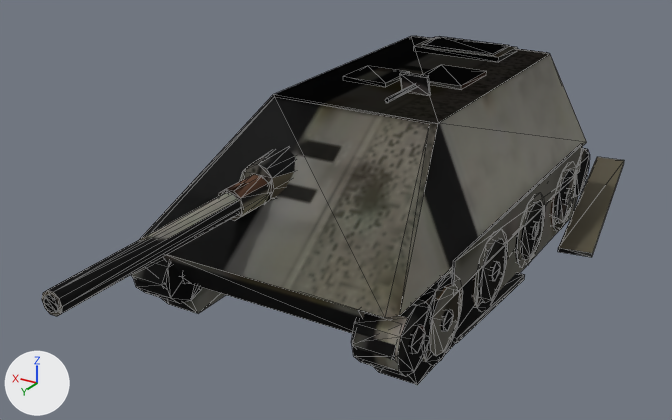
A saved change to the glTF model public/models/hetzer_winter.glb.
Both versions are drawn from a camera (50 mm lens) standing at (-4.02, 7.79, 4.28) and looking at (0.41, 0.41, 0.59). The lights are fixed; the arrows at lower left show +X, +Y and +Z. The picture after the commit comes second. Mesh edges are drawn as thin lines. Vertices at exactly the same position are counted once.

Names of what the first picture shows: 'hull_ok', 'hull_trackL', 'hull_trackR'.
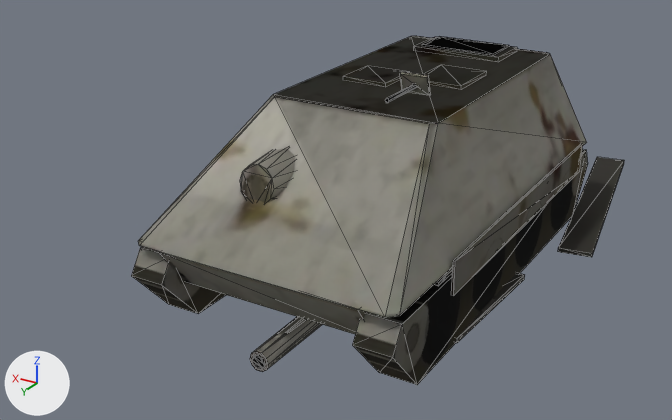
The change, as JSON lines over the scene's bpy script:
```json
{"op": "add", "block": "img_gun_trackr", "code": ["img_gun_trackr = load_image('gun_trackR', '_unpacked/gun_trackR', 1024, 1024, 'sRGB')"]}
{"op": "add", "block": "mat_gun_trackr", "code": ["mat_gun_trackr = principled_material('gun_trackR')", "mat_gun_trackr.texture = img_gun_trackr", "mat_gun_trackr.roughness = 1.0"]}
{"block": "me_hetzer_hull_001", "where": "# used by ob_hull_ok; location = (0.0, 0.0, 0.0)"}
{"op": "remove", "block": "me_hetzer_hull_001", "code": "me_hetzer_hull_001.from_pydata(...)  # 1024 vertices, 1800 faces; spans x -1.37..1.37, y -2.65..4.11, z 0.0..2.06"}
{"op": "add", "block": "me_hetzer_hull_001", "code": "me_hetzer_hull_001.from_pydata(...)  # 264 vertices, 420 faces; spans x -1.33..1.33, y -2.65..2.42, z 0.0..2.06"}
{"block": "me_hetzer_hull_001", "change": "me_hetzer_hull_001 part 1: 418 kept faces spanning x -1.33..1.33, y -2.65..2.42, z 0.0..2.06 get new texture (UV) coordinates"}
{"block": "me_hetzer_hull_001", "change": "edits to the shape of me_hetzer_hull_001 do not show in these pictures"}
{"block": "me_hetzer_hull_003", "where": "# used by ob_hull_trackl; location = (0.0, 0.0, 0.0)"}
{"op": "remove", "block": "me_hetzer_hull_003", "code": "me_hetzer_hull_003.from_pydata(...)  # 1028 vertices, 1804 faces; spans x -1.81..1.37, y -4.03..4.11, z 0.0..2.06"}
{"op": "add", "block": "me_hetzer_hull_003", "code": "me_hetzer_hull_003.from_pydata(...)  # 268 vertices, 424 faces; spans x -1.81..1.33, y -4.03..2.42, z 0.0..2.06"}
{"block": "me_hetzer_hull_003", "change": "me_hetzer_hull_003 part 2: 35 loose pieces with 760 vertices, spanning x -1.37..1.37, y -2.39..4.11, z 0.02..1.41, are deleted"}
{"block": "me_hetzer_hull_003", "change": "me_hetzer_hull_003 part 3: 422 kept faces spanning x -1.81..1.33, y -4.03..2.42, z 0.0..2.06 get new texture (UV) coordinates"}
{"block": "me_hetzer_hull_005", "where": "# used by ob_hull_trackr; location = (0.0, 0.0, 0.0)"}
{"op": "remove", "block": "me_hetzer_hull_005", "code": "me_hetzer_hull_005.from_pydata(...)  # 1028 vertices, 1804 faces; spans x -1.37..1.81, y -4.03..4.11, z 0.0..2.06"}
{"op": "add", "block": "me_hetzer_hull_005", "code": "me_hetzer_hull_005.from_pydata(...)  # 268 vertices, 424 faces; spans x -1.33..1.81, y -4.03..2.42, z 0.0..2.06"}
{"block": "me_hetzer_hull_005", "change": "me_hetzer_hull_005 part 4: 35 loose pieces with 760 vertices, spanning x -1.37..1.37, y -2.39..4.11, z 0.02..1.41, are deleted"}
{"block": "me_hetzer_hull_005", "change": "me_hetzer_hull_005 part 5: 422 kept faces spanning x -1.33..1.81, y -4.03..2.42, z 0.0..2.06 get new texture (UV) coordinates"}
{"op": "add", "block": "me_hetzer_hull_gun_005", "code": ["me_hetzer_hull_gun_005 = bpy.data.meshes.new('hetzer_hull_gun.005')", "me_hetzer_hull_gun_005.from_pydata(...)  # 56 vertices, 100 faces; spans x -0.14..0.14, y 0.0..2.36, z -0.13..0.13", "me_hetzer_hull_gun_005.materials.append(mat_gun_trackr)  # picture img_gun_trackr"]}
{"op": "add", "block": "ob_gun_trackr", "code": ["ob_gun_trackr = bpy.data.objects.new('gun_trackR', me_hetzer_hull_gun_005)", "ob_gun_trackr.location = (0.0, 0.0, 0.0)"]}
```

Changed parts and their boxes [x1, y1, x2, y2] in the pictures (672 x 420 px):
```json
{"object": "hull_trackR", "change": "reshaped", "before": [42, 36, 590, 385], "after": [138, 36, 588, 385], "on screen": "18% narrower"}
{"object": "hull_trackL", "change": "reshaped", "before": [132, 36, 624, 376], "after": [132, 36, 624, 343]}
{"object": "hull_ok", "change": "reshaped", "before": [354, 36, 549, 385], "after": [411, 36, 549, 123]}
{"object": "gun_trackR", "change": "added", "after": [250, 317, 323, 372]}
{"part": 2, "of": "me_hetzer_hull_003", "change": "deleted", "before": [352, 148, 589, 376]}
{"part": 3, "of": "me_hetzer_hull_003", "change": "surface changed", "before": [132, 36, 624, 343], "after": [132, 36, 624, 343]}
{"part": 4, "of": "me_hetzer_hull_005", "change": "deleted", "before": [42, 149, 590, 377]}
{"part": 5, "of": "me_hetzer_hull_005", "change": "surface changed", "before": [139, 36, 584, 385], "after": [139, 36, 584, 385], "on screen": "lighter"}
```
